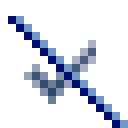
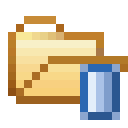
Comparing the layer stacks of the two 128 × 128 images. Changes:
added layer "repository query" above "category new" over [80, 64, 120, 120]
showed "category" over [8, 16, 128, 104]
hid "filter" over [8, 16, 128, 128]
hid "filter complete 2" over [24, 40, 96, 104]
